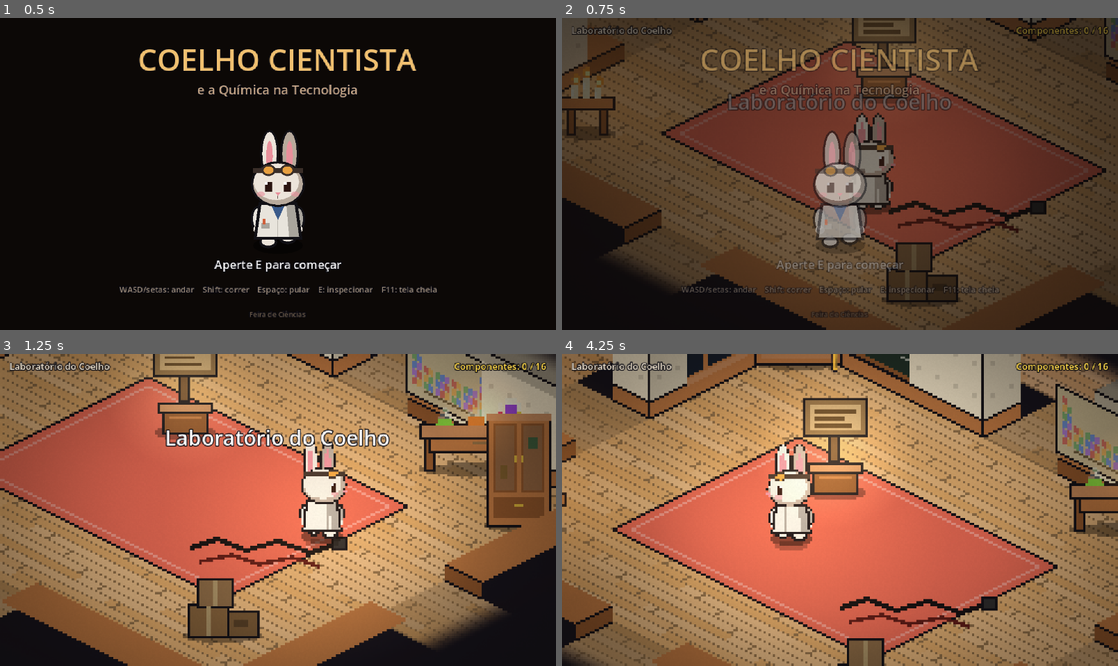
Above: before the commit, frames 1-4 (two rows, left to right).
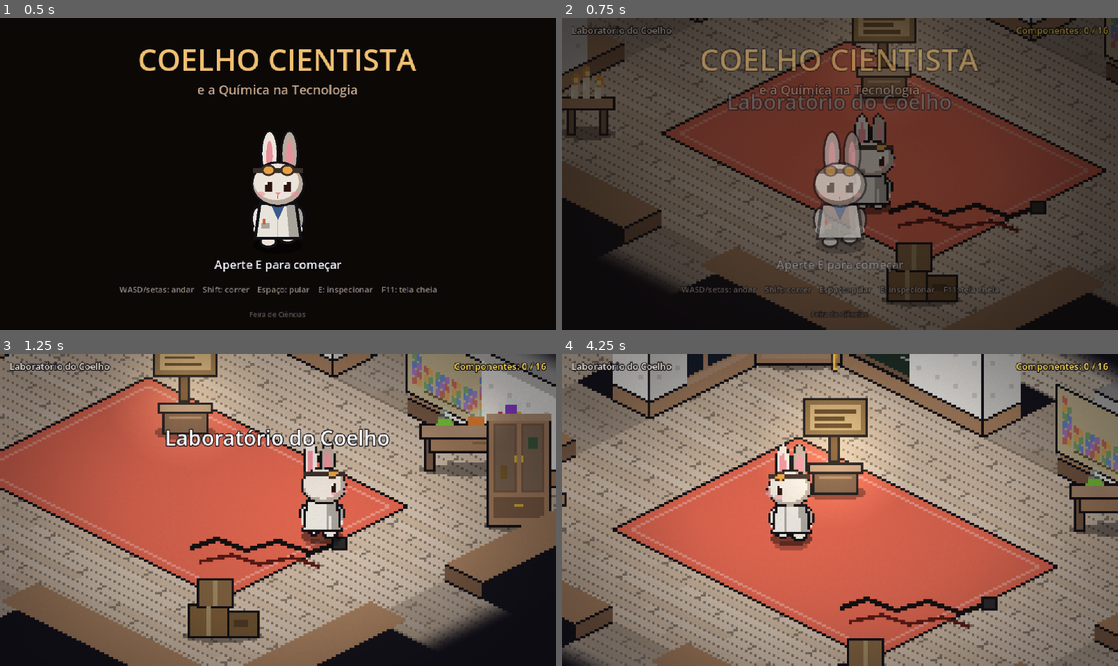
Above: after the commit, the same moments.

Repository: mgprimeatrain/sereia-verdinha
Game: Godot game, scene res://main.tscn
The game is run twice, just before and just after one commit, with the same random seed, the same clock (stepped at 60 frames per second) and the same inputs.
Inputs:
- Up to frame 1 (0.5 s): no input
- Up to frame 2 (0.75 s): tap E (interagir) at 0.5 s; hold D (direita) from 0.53 s (still down); hold Shift (correr) from 0.53 s (still down)
- Up to frame 3 (1.25 s): keep holding D (direita); keep holding Shift (correr); tap Space (pular) at 0.77 s
- Up to frame 4 (4.25 s): release D (direita) at 1.28 s; release Shift (correr) at 1.28 s; hold S (baixo) 1.28-2.03 s; tap E (interagir) at 1.35 s; tap Space (pular) at 1.52, 3.02, 3.77 s; hold D (direita) 2.03-2.78 s; tap Enter at 2.1 s; hold W (cima) 2.78-3.53 s; tap Keypad Enter at 2.85 s; hold A (esquerda) from 3.53 s (still down); hold Shift (correr) from 3.53 s (still down)

Frame 1 is identical in both runs. In frame 2, 0.2% of the frame differs, in the area x 22-39%, y 45-77%; in frame 3, 47%; in frame 4, 58%, in the area x 0-100%, y 0-100%.

Commit message:
Cores mais neutras, sem o tom amarelado
Co-Authored-By: Claude Opus 5.5 <noreply@anthropic.com>
Claude-Session: https://claude.ai/code/session_015bSENdJaF3JsvtFufaw19b

Diff:
--- a/jogo-feira/scripts/dados.gd
+++ b/jogo-feira/scripts/dados.gd
@@ -17,27 +17,27 @@
 const SALAS := {
 	"laboratorio": {
 		"nome": "Laboratório do Coelho", "area": Rect2i(14, 14, 12, 10),
-		"papel": Color("efe2c4"), "madeira": Color("d9a86c"), "tapete": Color("e0664f"),
+		"papel": Color("f2efe9"), "madeira": Color("cdb8a2"), "tapete": Color("e0664f"),
 	},
 	"energia": {
 		"nome": "Sala da Energia", "area": Rect2i(2, 14, 10, 10),
-		"papel": Color("f6dc8a"), "madeira": Color("d29a5c"), "tapete": Color("f0a830"),
+		"papel": Color("f4ecc8"), "madeira": Color("c8b49e"), "tapete": Color("f0a830"),
 	},
 	"telas": {
 		"nome": "Sala das Telas", "area": Rect2i(28, 14, 10, 10),
-		"papel": Color("dccff0"), "madeira": Color("c99a70"), "tapete": Color("9c6fd6"),
+		"papel": Color("e4def2"), "madeira": Color("c4b4a6"), "tapete": Color("9c6fd6"),
 	},
 	"processamento": {
 		"nome": "Sala do Processamento", "area": Rect2i(15, 2, 10, 10),
-		"papel": Color("c6ecd6"), "madeira": Color("cfa070"), "tapete": Color("4fbf7f"),
+		"papel": Color("d8f0e2"), "madeira": Color("c6b8a4"), "tapete": Color("4fbf7f"),
 	},
 	"museu": {
 		"nome": "Museu da Tecnologia", "area": Rect2i(12, 26, 16, 8),
-		"papel": Color("f0c6b4"), "madeira": Color("c08a58"), "tapete": Color("c8463c"),
+		"papel": Color("f2dcd4"), "madeira": Color("bca690"), "tapete": Color("c8463c"),
 	},
 	"lixo": {
 		"nome": "Ferro-Velho Eletrônico", "area": Rect2i(29, 26, 10, 8),
-		"papel": Color("d6d2c4"), "madeira": Color("b8a890"), "tapete": Color(0, 0, 0, 0),
+		"papel": Color("dcdcd8"), "madeira": Color("b0aca4"), "tapete": Color(0, 0, 0, 0),
 	},
 }
 
--- a/jogo-feira/scripts/desenhos.gd
+++ b/jogo-feira/scripts/desenhos.gd
@@ -355,8 +355,8 @@
 
 # ---------------------------------------------------------------- móveis
 
-const MADEIRA := Color("b8743e")
-const MADEIRA_ESCURA := Color("8a5228")
+const MADEIRA := Color("a8805e")
+const MADEIRA_ESCURA := Color("7a5a42")
 
 
 static func largura_movel(tipo: String) -> float:
--- a/jogo-feira/scripts/escuridao.gd
+++ b/jogo-feira/scripts/escuridao.gd
@@ -10,7 +10,7 @@
 uniform vec4 luzes[64];
 uniform int total_luzes = 0;
 uniform float escuridao = 0.12;
-uniform vec3 tom : source_color = vec3(0.1, 0.06, 0.08);
+uniform vec3 tom : source_color = vec3(0.08, 0.08, 0.1);
 uniform vec4 sala = vec4(-99999.0, -99999.0, 99999.0, 99999.0);
 varying vec2 pos;
 void vertex() { pos = VERTEX; }
--- a/jogo-feira/scripts/interface.gd
+++ b/jogo-feira/scripts/interface.gd
@@ -14,7 +14,7 @@
 	uv.x *= 1.25;
 	float v = smoothstep(0.28, 0.75, length(uv));
 	float grao = ruido(floor(UV * vec2(480.0, 270.0)) + vec2(floor(TIME * 12.0) * 3.1)) * 0.02;
-	COLOR = vec4(0.02, 0.01, 0.0, v * forca + grao);
+	COLOR = vec4(0.0, 0.0, 0.02, v * forca + grao);
 }
 """
 
--- a/jogo-feira/scripts/jogador.gd
+++ b/jogo-feira/scripts/jogador.gd
@@ -51,10 +51,6 @@
 	camera.position_smoothing_enabled = true
 	camera.position_smoothing_speed = 3.5
 	add_child(camera)
-
-	var brilho := Escuridao.brilho(Color(1.0, 0.65, 0.35), 70, 0.12)
-	brilho.position = Vector2(0, -14)
-	add_child(brilho)
 
 	pulo = -1.0
 	_carregar_sprites()
--- a/jogo-feira/scripts/mapa.gd
+++ b/jogo-feira/scripts/mapa.gd
@@ -166,7 +166,7 @@
 	var luz := Desenhos.luz_movel(tipo)
 	if luz != Vector3.ZERO:
 		escuridao.adicionar_luz(movel.position + Vector2(0, luz.x), luz.y, luz.z)
-		var brilho := Escuridao.brilho(Color(1.0, 0.6, 0.25), luz.y * 0.7, 0.18)
+		var brilho := Escuridao.brilho(Color(1.0, 0.8, 0.6), luz.y * 0.5, 0.08)
 		brilho.position = Vector2(0, luz.x)
 		movel.add_child(brilho)
 
